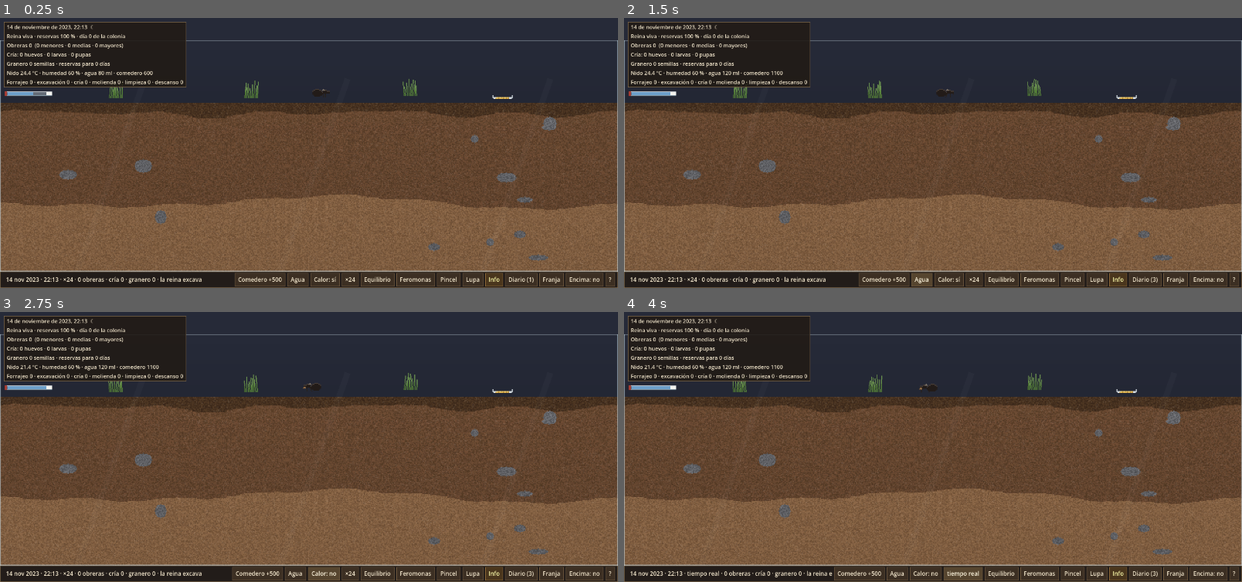
Above: before the commit, frames 1-4 (two rows, left to right).
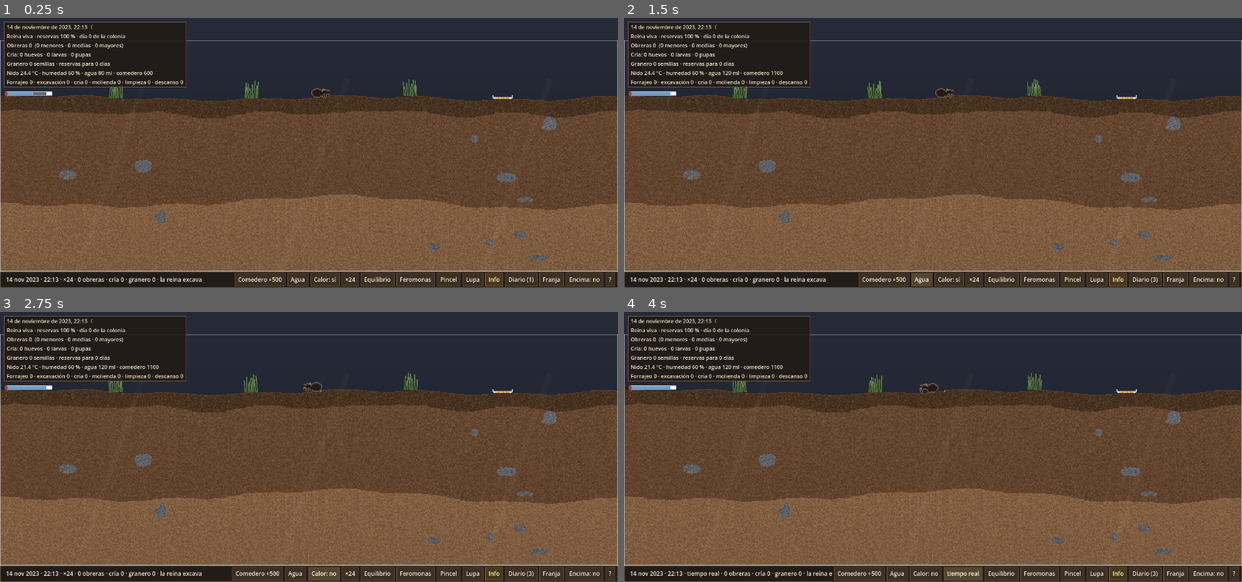
Above: after the commit, the same moments.

Repository: VdetuViella/Antwars
Game: Godot game, scene res://game/main.tscn
Two runs of this game, one before a commit and one after it. Both use one fixed random seed, a clock stepped at 60 frames per second and the inputs below.
Inputs:
- Up to frame 1 (0.25 s): no input
- Up to frame 2 (1.5 s): click "Comedero +500" at 0.5 s; click "Agua" at 1.25 s
- Up to frame 3 (2.75 s): click "Calor: sí" at 2 s
- Up to frame 4 (4 s): click "×24" at 2.75 s; click "×96" at 3.5 s

The runs differ from the first frame. In frame 1, 1.8% of the frame differs, in the area x 0-100%, y 26-32%; in frame 2, 1.8%; in frame 3, 1.8%; in frame 4, 1.8%.

Commit message:
Documentación completa del proyecto y legibilidad del nido
Documentación:
- docs/: GDD, SIMULACION, BIOLOGIA, ARQUITECTURA, ARTE_Y_AUDIO, MERCADO, ROADMAP y GLOSARIO,
  adaptados a lo implementado (estado ✅/🟡/⬜ por mecánica).
- docs/adr/: ADR-001 (Godot 4.7 + GDScript), ADR-002 (dos relojes), ADR-003 (formicario
  doméstico), ADR-004 (ventana de escritorio).
- README.md y CLAUDE.md (guía para el agente programador).

Simulación y render:
- Ocupación por nodo (Ants.occ): las obreras que se paran buscan hueco libre y el tráfico se
  reparte entre caminos igual de cortos (NavGrid.step_down).
- Al despertar lejos de su cámara, la obrera vuelve a ella (antes se quedaba para siempre en
  la cámara de fundación).
- Necesidad de espacio casi lineal con las obreras (~25 px² por hormiga) y tope de
  excavadoras por frente.
- Contorno de 1 px en el shader de hormigas para separar individuos solapados.
- La pared de la habitación pasa a una capa detrás del suelo (el montículo ya se ve en modo ventana).
- make_test_save: la excavación rápida pone el nido al día con la biología.
- Test nuevo: test_resting_ants_spread_out.

Co-Authored-By: Claude Opus 5.5 <noreply@anthropic.com>
Claude-Session: https://claude.ai/code/session_015ge3Vb7iovRnHSuh5Y7bvg

Diff:
--- a/game/ant_renderer.gd
+++ b/game/ant_renderer.gd
@@ -27,6 +27,7 @@
 	var atlas: Texture2D = load("res://assets/sprites/ants.png")
 	var items: Texture2D = load("res://assets/sprites/items.png")
 	ants_mmi = _make_mmi(atlas, CELL, Vector2(float(CELL) / atlas.get_width(), float(CELL) / atlas.get_height()), w.ants.cap)
+	(ants_mmi.material as ShaderMaterial).set_shader_parameter("use_outline", true)
 	items_mmi = _make_mmi(items, ITEM, Vector2(float(ITEM) / items.get_width(), float(ITEM) / items.get_height()), w.ants.cap)
 	add_child(items_mmi)
 	add_child(ants_mmi)
--- a/game/decor_layer.gd
+++ b/game/decor_layer.gd
@@ -5,7 +5,7 @@
 ## cría, granero y el marco de cristal. Se redibuja ~8 veces por segundo.
 
 const ITEM := 8
-enum Layer { BACK, FRONT }
+enum Layer { ROOM, BACK, FRONT }
 
 var world: SimWorld
 var layer: int = Layer.BACK
@@ -42,24 +42,33 @@
 func _draw() -> void:
 	if world == null:
 		return
-	if layer == Layer.BACK:
-		_draw_back()
-	else:
-		_draw_front()
+	match layer:
+		Layer.ROOM:
+			_draw_room()
+		Layer.BACK:
+			_draw_back()
+		_:
+			_draw_front()
+
+
+## Pared de la habitación detrás del formicario (solo modo ventana): clara de
+## día, azulada de noche. Va en su propia capa, DETRÁS del suelo, para no tapar
+## el montículo de tierra que sobresale por encima de la superficie.
+func _draw_room() -> void:
+	if not draw_room:
+		return
+	var soil := world.soil
+	var top := room_color(world.cal.light_level())
+	var bottom := top.darkened(0.08)
+	var hmax := SimConst.SURFACE_Y + 4
+	var steps := 12
+	for k in steps:
+		var y0 := float(hmax) * k / steps
+		draw_rect(Rect2(0, y0, soil.w, float(hmax) / steps + 1.0), top.lerp(bottom, float(k) / steps))
 
 
 func _draw_back() -> void:
 	var soil := world.soil
-	var light := world.cal.light_level()
-	if draw_room:
-		# Pared de la habitación detrás del formicario: clara de día, azulada de noche.
-		var top := room_color(light)
-		var bottom := top.darkened(0.08)
-		var hmax := SimConst.SURFACE_Y + 4
-		var steps := 12
-		for k in steps:
-			var y0 := float(hmax) * k / steps
-			draw_rect(Rect2(0, y0, soil.w, float(hmax) / steps + 1.0), top.lerp(bottom, float(k) / steps))
 	# Mechones de hierba (detrás de las hormigas).
 	var month := world.cal.month()
 	var dry := 1.0 if month in [7, 8] else (0.5 if month in [6, 9] else 0.0)
--- a/game/main.gd
+++ b/game/main.gd
@@ -12,6 +12,7 @@
 var world: SimWorld
 var world_root: Node2D
 var soil_r: SoilRenderer
+var decor_room: DecorLayer
 var decor_back: DecorLayer
 var decor_front: DecorLayer
 var pher_r: PheromoneOverlay
@@ -95,14 +96,17 @@
 	world_root = Node2D.new()
 	world_root.name = "World"
 	add_child(world_root)
+	# Orden de pintado: habitación → suelo → decorado (cría, granero, comedero…)
+	# → feromonas → hormigas → cristal.
+	decor_room = DecorLayer.new()
+	decor_room.setup(world, DecorLayer.Layer.ROOM)
+	world_root.add_child(decor_room)
+	soil_r = SoilRenderer.new()
+	soil_r.setup(world)
+	world_root.add_child(soil_r)
 	decor_back = DecorLayer.new()
 	decor_back.setup(world, DecorLayer.Layer.BACK)
 	world_root.add_child(decor_back)
-	soil_r = SoilRenderer.new()
-	soil_r.setup(world)
-	world_root.add_child(soil_r)
-	# El decorado trasero se pinta encima del suelo en lo que respecta a cría y granero.
-	world_root.move_child(decor_back, 1)
 	pher_r = PheromoneOverlay.new()
 	pher_r.setup(world)
 	world_root.add_child(pher_r)
@@ -141,7 +145,7 @@
 	world_root.scale = Vector2(z, z)
 	if settings.window_mode == "franja":
 		_strip_size = DesktopWindow.apply_strip_mode(settings.strip_height, settings.always_on_top)
-		decor_back.draw_room = false
+		decor_room.draw_room = false
 		backdrop.visible = false
 		hud.info_panel.visible = false
 		get_viewport().transparent_bg = true
@@ -149,7 +153,7 @@
 		_pan = Vector2(0, -float(SimConst.SURFACE_Y - 46) * z)
 	else:
 		DesktopWindow.apply_window_mode(settings.always_on_top, settings.window_pos)
-		decor_back.draw_room = true
+		decor_room.draw_room = true
 		backdrop.visible = true
 		hud.info_panel.visible = settings.show_info
 		get_viewport().transparent_bg = true
--- a/game/shaders/ants.gdshader
+++ b/game/shaders/ants.gdshader
@@ -1,11 +1,37 @@
 shader_type canvas_item;
-// Selecciona la celda del atlas para cada instancia del MultiMesh.
+// Selecciona la celda del atlas para cada instancia del MultiMesh y dibuja un
+// contorno sutil de 1 px: cuando dos hormigas se solapan, el contorno de la de
+// encima las separa y siguen leyéndose como individuos (pilar «pequeño pero nítido»).
 // INSTANCE_CUSTOM = (columna, fila, volteo horizontal, volteo vertical)
 uniform vec2 cell_uv = vec2(0.05, 0.2);
+uniform vec4 outline_color : source_color = vec4(0.62, 0.52, 0.40, 0.55);
+uniform bool use_outline = false;
+
+varying vec2 cell_origin;
 
 void vertex() {
 	vec2 uv = UV;
 	if (INSTANCE_CUSTOM.z > 0.5) { uv.x = 1.0 - uv.x; }
 	if (INSTANCE_CUSTOM.w > 0.5) { uv.y = 1.0 - uv.y; }
+	cell_origin = INSTANCE_CUSTOM.xy * cell_uv;
 	UV = (INSTANCE_CUSTOM.xy + uv) * cell_uv;
 }
+
+float alpha_at(sampler2D tex, vec2 uv) {
+	// Fuera de la celda propia no hay nada (evita leer la hormiga vecina del atlas).
+	vec2 lo = cell_origin;
+	vec2 hi = cell_origin + cell_uv;
+	if (uv.x < lo.x || uv.y < lo.y || uv.x >= hi.x || uv.y >= hi.y) { return 0.0; }
+	return texture(tex, uv).a;
+}
+
+void fragment() {
+	vec4 c = texture(TEXTURE, UV);
+	if (use_outline && c.a < 0.5) {
+		vec2 px = TEXTURE_PIXEL_SIZE;
+		float n = max(max(alpha_at(TEXTURE, UV + vec2(px.x, 0.0)), alpha_at(TEXTURE, UV - vec2(px.x, 0.0))),
+			max(alpha_at(TEXTURE, UV + vec2(0.0, px.y)), alpha_at(TEXTURE, UV - vec2(0.0, px.y))));
+		if (n > 0.5) { c = outline_color; }
+	}
+	COLOR = c;
+}
--- a/sim/ants.gd
+++ b/sim/ants.gd
@@ -55,6 +55,9 @@
 var free_list := PackedInt32Array()
 var task_count := PackedInt32Array()
 var queen_index: int = -1
+## Hormigas por nodo de navegación (se recalcula en cada paso). Sirve para que
+## las que se paran busquen un hueco libre en vez de apilarse en el mismo nodo.
+var occ := PackedByteArray()
 
 
 func setup(w: SimWorld, capacity: int) -> void:
@@ -200,6 +203,7 @@
 func step(dt: float) -> void:
 	prev_px = px      # copia barata (copia en escritura)
 	prev_py = py
+	_rebuild_occupancy()
 	for i in cap:
 		if alive[i] == 0:
 			continue
@@ -208,6 +212,35 @@
 			timer[i] -= dt
 			continue
 		_update(i, dt)
+
+
+func _rebuild_occupancy() -> void:
+	var nn := nav.nw * nav.nh
+	if occ.size() != nn:
+		occ.resize(nn)
+	occ.fill(0)
+	for i in cap:
+		if alive[i] == 1:
+			var n := node[i]
+			if n >= 0 and n < nn and occ[n] < 255:
+				occ[n] += 1
+
+
+## Ocupación de un nodo sin contar a la propia hormiga i.
+func _occ_others(i: int, n: int) -> int:
+	if n < 0 or n >= occ.size():
+		return 0
+	return occ[n] - (1 if node[i] == n else 0)
+
+
+## Mueve la ocupación de la hormiga i al nodo m (para que las siguientes en el
+## mismo paso ya lo vean ocupado).
+func _claim(i: int, m: int) -> void:
+	var n := node[i]
+	if n >= 0 and n < occ.size() and occ[n] > 0:
+		occ[n] -= 1
+	if m >= 0 and m < occ.size() and occ[m] < 255:
+		occ[m] += 1
 
 
 func _update(i: int, dt: float) -> void:
@@ -222,6 +255,8 @@
 			var nt := _decide(i)
 			if nt < 0:
 				break
+			if nt != node[i]:
+				_claim(i, nt)
 			target[i] = nt
 		var c := nav.node_center(target[i])
 		var dx := c.x - px[i]
@@ -265,7 +300,7 @@
 		return ARRIVED
 	if d >= NavGrid.INF_DIST:
 		return UNREACH
-	var nx := nav.step_down(field, n, rng)
+	var nx := nav.step_down(field, n, rng, occ)
 	if nx < 0:
 		return UNREACH
 	return nx
@@ -293,6 +328,8 @@
 func _local(i: int, field: int, radius: int) -> int:
 	var n := node[i]
 	var start := rng.randi_range(0, 7)
+	var best := -1
+	var best_o := 1 << 20
 	for j in 8:
 		var k := (start + j) % 8
 		var xx: int = nav.node_x(n) + NavGrid.NB_DX[k]
@@ -301,8 +338,13 @@
 			continue
 		var m := yy * nav.nw + xx
 		if nav.is_walkable(m) and nav.dist_at(field, m) <= radius:
-			return m
-	return -1
+			var o := _occ_others(i, m)
+			if o < best_o:
+				best_o = o
+				best = m
+				if o == 0:
+					break
+	return best
 
 
 ## Bajar por el campo de la cámara de descanso preferida de la hormiga i.
@@ -334,6 +376,8 @@
 func _local_rest(i: int, radius: int) -> int:
 	var n := node[i]
 	var start := rng.randi_range(0, 7)
+	var best := -1
+	var best_o := 1 << 20
 	for j in 8:
 		var k := (start + j) % 8
 		var xx: int = nav.node_x(n) + NavGrid.NB_DX[k]
@@ -342,8 +386,13 @@
 			continue
 		var m := yy * nav.nw + xx
 		if nav.is_walkable(m) and world.rest_dist(i, m) <= radius:
-			return m
-	return -1
+			var o := _occ_others(i, m)
+			if o < best_o:
+				best_o = o
+				best = m
+				if o == 0:
+					break
+	return best
 
 
 func _outworld(i: int) -> bool:
@@ -430,8 +479,13 @@
 	# Ir a la cámara más cercana (no granero), repartirse por ella y quedarse quieta.
 	if state[i] == St.RESTING:
 		if timer[i] <= 0.0:
-			state[i] = St.LOCAL
-			timer[i] = rng.randf_range(1.0, 4.0)
+			# Si se ha quedado lejos de «su» cámara (p. ej. porque se excavaron
+			# cámaras nuevas mientras dormía), vuelve a ir hacia ella.
+			if world.rest_dist(i, node[i]) > 8:
+				state[i] = St.IDLE
+			else:
+				state[i] = St.LOCAL
+				timer[i] = rng.randf_range(1.0, 4.0)
 		return -1
 	var d := world.rest_dist(i, node[i])
 	if state[i] != St.LOCAL and d > 4:
@@ -450,6 +504,13 @@
 		var nx := _local_rest(i, 6)
 		if nx >= 0:
 			return nx
+	# Antes de pararse, buscar un hueco libre (unos pocos intentos, con radio creciente).
+	if _occ_others(i, node[i]) > 0 and aux[i] < 6:
+		aux[i] = maxi(aux[i], 0) + 1
+		var nx2 := _local_rest(i, 6 + aux[i] * 2)
+		if nx2 >= 0:
+			return nx2
+	aux[i] = -1
 	state[i] = St.RESTING
 	timer[i] = rng.randf_range(12.0, 40.0)
 	return -1
--- a/sim/nav_grid.gd
+++ b/sim/nav_grid.gd
@@ -243,12 +243,16 @@
 
 ## Siguiente nodo bajando por el gradiente del campo (hacia la fuente).
 ## Con `noise` > 0 a veces elige un vecino igual de bueno al azar.
-func step_down(field: int, n: int, rng: RandomNumberGenerator) -> int:
+## Si se pasa `occ` (hormigas por nodo), entre vecinos igual de buenos se
+## prefiere el menos ocupado: el tráfico se reparte por el ancho de la galería.
+func step_down(field: int, n: int, rng: RandomNumberGenerator, occ: PackedByteArray = PackedByteArray()) -> int:
 	var dist := fields[field]
 	var nx := n % nw
 	var ny := n / nw
 	var best := -1
 	var best_d := dist[n] if n >= 0 else INF_DIST
+	var best_o := 1 << 20
+	var use_occ := occ.size() == walk.size()
 	var ties := 0
 	for k in 8:
 		var xx: int = nx + NB_DX[k]
@@ -261,14 +265,21 @@
 		if k >= 4 and (walk[ny * nw + xx] != 1 or walk[yy * nw + nx] != 1):
 			continue
 		var d := dist[m]
+		var o := int(occ[m]) if use_occ else 0
 		if d < best_d:
 			best_d = d
 			best = m
+			best_o = o
 			ties = 1
 		elif d == best_d and best >= 0:
-			ties += 1
-			if rng.randi_range(1, ties) == 1:
+			if o < best_o:
 				best = m
+				best_o = o
+				ties = 1
+			elif o == best_o:
+				ties += 1
+				if rng.randi_range(1, ties) == 1:
+					best = m
 	return best
 
 
--- a/sim/sim_world.gd
+++ b/sim/sim_world.gd
@@ -339,9 +339,10 @@
 func space_need() -> Dictionary:
 	var w := float(colony.total_workers())
 	var b := float(colony.brood_total())
-	# [D] Área de corte (px²) que la colonia «quiere» tener. Crece de forma
-	# sublineal: el corte del formicario solo muestra una rebanada del nido real.
-	var need_b := 150.0 + 60.0 * pow(w, 0.65) + 5.0 * pow(b, 0.85)
+	# [D] Área de corte (px²) que la colonia «quiere» tener. Casi lineal con las
+	# obreras (~25 px² por hormiga visible, lo que ocupa un sprite con holgura)
+	# para que la colonia quepa en el corte sin apelotonarse.
+	var need_b := 150.0 + 34.0 * pow(w, 0.9) + 4.0 * pow(b, 0.85)
 	var need_g := 0.0
 	if colony.granary > 1.0:
 		need_g = 80.0 + 30.0 * pow(colony.granary / 50.0, 0.7)
@@ -434,7 +435,8 @@
 	if plan.has_active_work() and dig_front_count > 0:
 		var deficit := plan.space_deficit(space_need())
 		var by_deficit := deficit / 60.0
-		var base := clampf(maxf(float(dig_front_count) / 3.0, by_deficit), 1.0, maxf(1.0, minf(w * 0.3, float(dig_front_count) * 1.5)))
+		# Tope por frentes: más excavadoras que huecos de trabajo solo atascan las galerías.
+		var base := clampf(maxf(float(dig_front_count) / 3.0, by_deficit), 1.0, maxf(1.0, minf(w * 0.25, float(dig_front_count) * 0.7)))
 		if plan.plug_open_requested:
 			base = maxf(base, minf(3.0, w))
 		desired[SimConst.Task.DIG] = base
--- a/tests/test_simulation.gd
+++ b/tests/test_simulation.gd
@@ -79,3 +79,26 @@
 	_run(w, 1500.0)
 	check(w.colony.seeds_harvested_total > 0.0, "se han recogido semillas del comedero")
 	w.dispose()
+
+
+func test_resting_ants_spread_out() -> void:
+	# Las obreras que descansan buscan un nodo libre en vez de apilarse (Ants.occ).
+	var w := make_world(5)
+	w.set_time_scale(300.0)
+	_run(w, 1500.0)   # cámara de fundación excavada
+	w.set_time_scale(24.0)
+	var bp := w.brood_site_pos()
+	w.colony.workers[0] = 20
+	for k in 20:
+		w.ants.spawn(SimConst.Caste.MINOR, bp.x + float(k % 5) - 2.0, bp.y, w.bio_day() - 30.0, false)
+	_run(w, 90.0)
+	var resting := 0
+	var shared := 0
+	for i in w.ants.cap:
+		if w.ants.alive[i] == 1 and w.ants.state[i] == Ants.St.RESTING:
+			resting += 1
+			if w.ants.occ[w.ants.node[i]] > 1:
+				shared += 1
+	check(resting >= 5, "hay obreras descansando (%d)" % resting)
+	check(float(shared) <= 0.35 * float(resting), "pocas comparten nodo (%d de %d)" % [shared, resting])
+	w.dispose()
--- a/tools/make_test_save.gd
+++ b/tools/make_test_save.gd
@@ -18,6 +18,15 @@
 			w.env.feeder_seeds += 2000.0
 		if w.env.water_ml < 30.0:
 			w.env.water_ml = 100.0
+	# A 400× la excavación (tiempo de comportamiento) va muy por detrás de la
+	# biología; en una partida real a ×24 el nido estaría al día. Se deja que el
+	# nido alcance el espacio que pide la colonia con la excavación rápida offline.
+	for _k in 40:
+		if OfflineResolver._fast_dig(w, 4000) == 0:
+			break
+	w.nav.update_from_soil()
+	w._refresh_sources(true)
+	w.nav.refresh_fields()
 	# Acabar con unos minutos a escala normal para que el reparto de tareas se asiente.
 	w.set_time_scale(24.0)
 	for _k in 1200:
Not shown, added: CLAUDE.md
Not shown, added: README.md
Not shown, added: docs/ARQUITECTURA.md
Not shown, added: docs/ARTE_Y_AUDIO.md
Not shown, added: docs/BIOLOGIA.md
Not shown, added: docs/GDD.md
Not shown, added: docs/GLOSARIO.md
Not shown, added: docs/MERCADO.md
Not shown, added: docs/ROADMAP.md
Not shown, added: docs/SIMULACION.md
Not shown, added: docs/adr/ADR-001-godot-gdscript.md
Not shown, added: docs/adr/ADR-002-dos-relojes.md
(and 2 more such lines)
